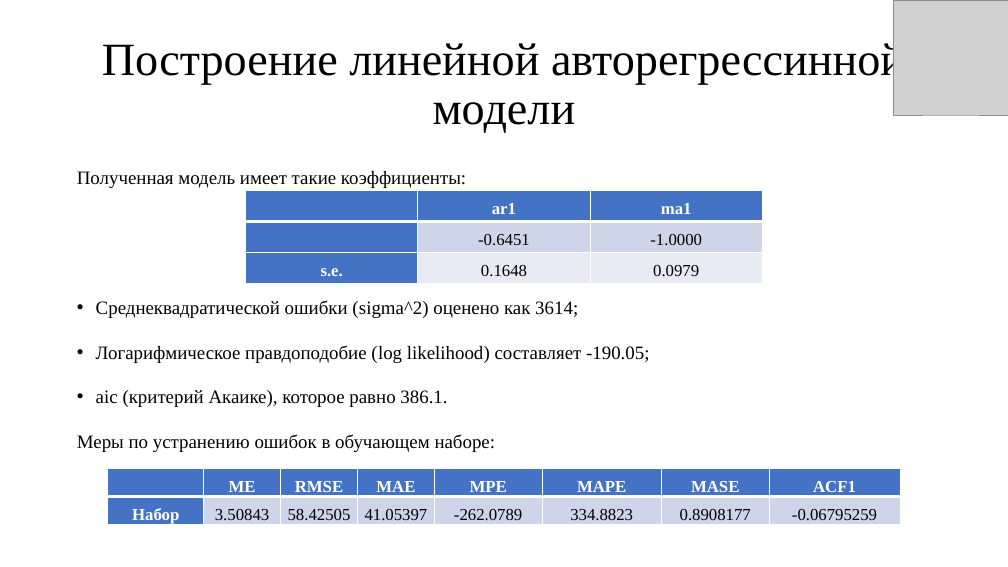
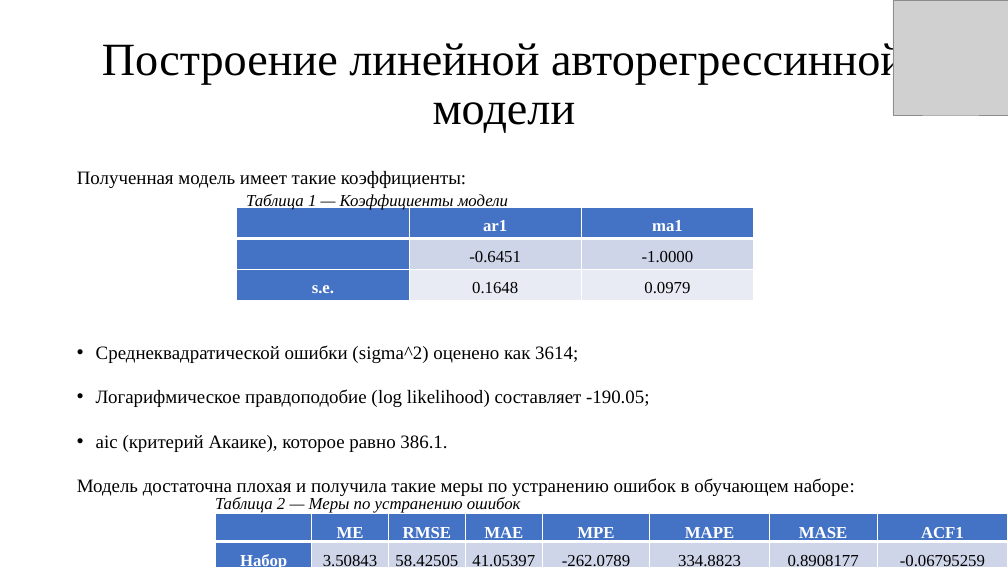
Before and after one commit to Kirill010/RTU-MIREA, a slide deck: slide 12 of 2 курс/4 семестр/Языки программирования для статистической обработки данных R/Курсовая работа_КимКС.pptx. Drawn at 1008x567 pixels with LibreOffice and Linux fonts; fonts in the diff are those of the drawing; grey boxes stand for pictures. Boxes give left, top, right and bottom in pixels: in the first picture for what was removed or moved away, otherwise in the second. Text is boxed around its words. In the diff, an @@ line names an element or a change of style, - is before the commit and + after.

```diff
--- a/2 курс/4 семестр/Языки программирования для статистической обработки данных R/Курсовая работа_КимКС.pptx
+++ b/2 курс/4 семестр/Языки программирования для статистической обработки данных R/Курсовая работа_КимКС.pptx
@@ table moved from (x1=246, y1=190, x2=763, y2=284) to (x1=237, y1=207, x2=754, y2=301) @@
@@ text added at (x1=246, y1=194, x2=508, y2=210), 16 pt, text #000000, italic @@
+Таблица 1 — Коэффициенты модели
@@ text at (x1=77, y1=478, x2=855, y2=496): text changed @@
-Меры по устранению ошибок в обучающем наборе:
+Модель достаточна плохая и получила такие меры по устранению ошибок в обучающем наборе:
@@ text added at (x1=215, y1=495, x2=521, y2=513), 16 pt, text #000000, italic @@
+Таблица 2 — Меры по устранению ошибок
@@ table resized from (x1=108, y1=469, x2=901, y2=529) to (x1=216, y1=514, x2=1008, y2=567) @@
```
Also in this commit, not shown: 1 other slide changed, 2 other files.
